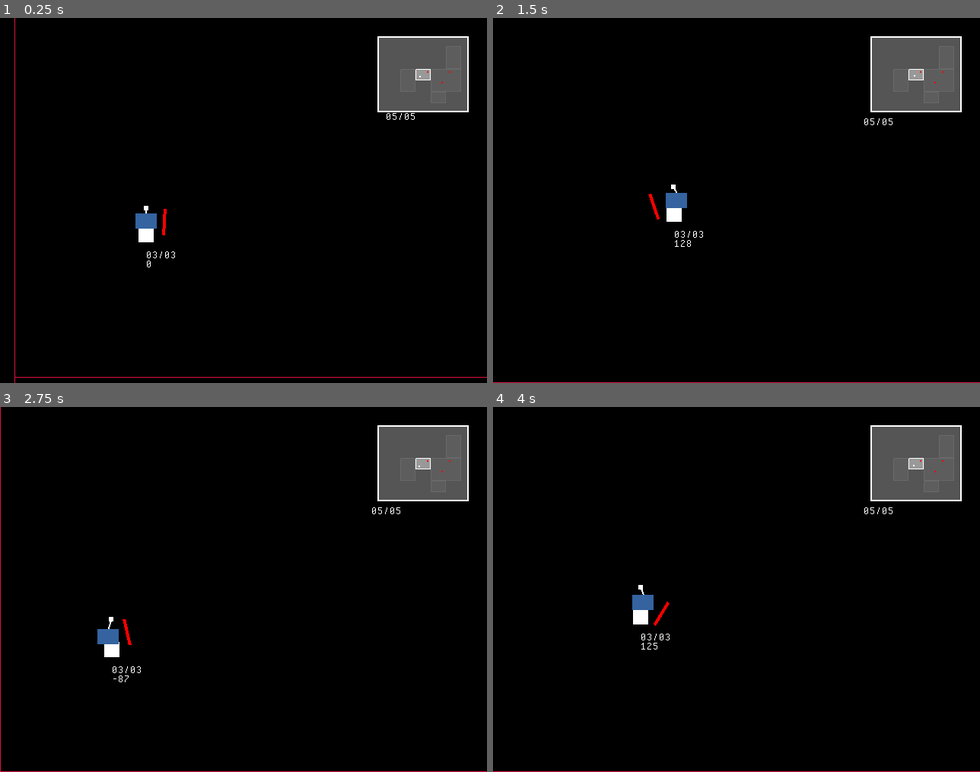
Above: before the commit, frames 1-4 (two rows, left to right).
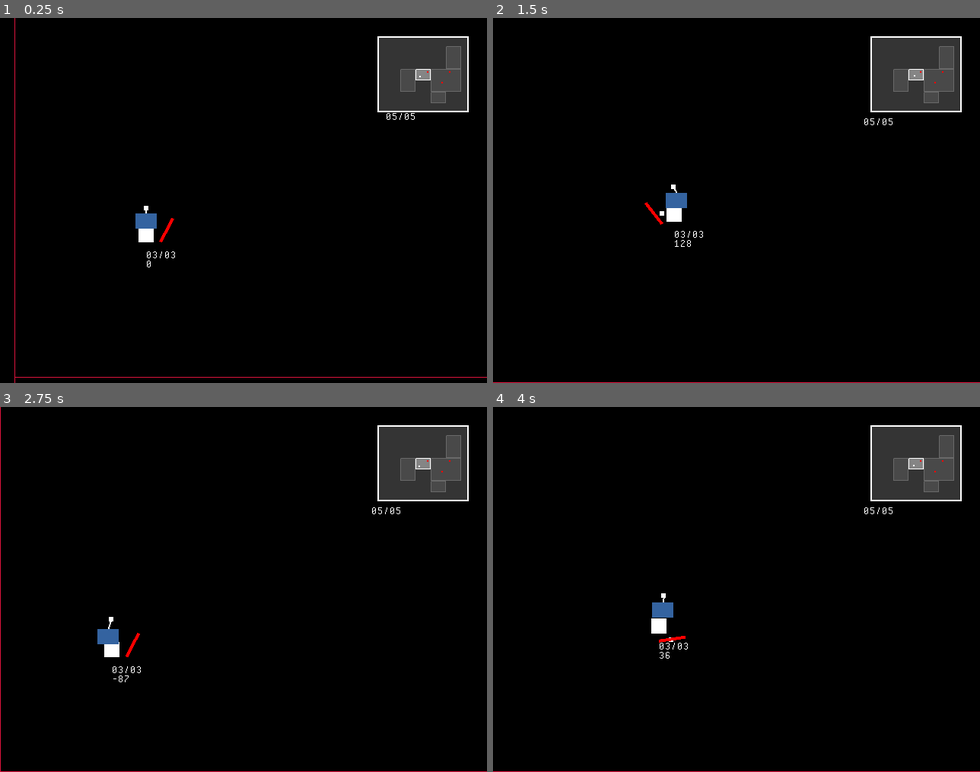
Above: after the commit, the same moments.

Repository: jeffinitup/clang-game
Game: Godot game, scene res://scene/main.tscn
Two runs of this game, one before a commit and one after it. Both use one fixed random seed, a clock stepped at 60 frames per second and the inputs below.
Inputs (mouse positions are in pixels of both pictures, inside the frame that each line leads up to):
- Up to frame 1 (0.25 s): no input
- Up to frame 2 (1.5 s): tap Enter at 0.5 s; move the mouse to (843, 182) at 0.52 s; press the mouse at (843, 182) at 0.53 s; hold D (right) from 0.53 s (still down); tap Space (jump) at 0.77 s; move the mouse to (639, 218) at 1.27 s; release the mouse at (639, 218) at 1.28 s; right-click (639, 218) at 1.35 s
- Up to frame 3 (2.75 s): tap Space (jump) at 1.52 s; move the mouse to (292, 509) at 2.02 s; release D (right) at 2.03 s; hold A (left) from 2.03 s (still down); tap R at 2.1 s
- Up to frame 4 (4 s): move the mouse to (712, 662) at 2.77 s; release A (left) at 2.78 s; hold D (right) from 2.78 s (still down); click (712, 662) at 2.85 s; tap Space (jump) at 3.02, 3.77 s; move the mouse to (882, 644) at 3.52 s; hold Right mouse button (throw) from 3.53 s (still down)

The runs differ from the first frame. In frame 1, 2.7% of the frame differs, in the area x 32-96%, y 5-62%; in frame 2, 2.7%; in frame 3, 2.7%; in frame 4, 3.4%, in the area x 28-96%, y 5-69%.

Commit message:
better mouse input

Diff:
--- a/prefab/player.tscn
+++ b/prefab/player.tscn
@@ -1,7 +1,8 @@
-[gd_scene load_steps=14 format=3 uid="uid://wgifaqp6m28b"]
+[gd_scene load_steps=15 format=3 uid="uid://wgifaqp6m28b"]
 
 [ext_resource type="Script" path="res://scripts/component/controller.gd" id="1_lng0o"]
 [ext_resource type="Script" path="res://scripts/player.gd" id="1_q3oqn"]
+[ext_resource type="Script" path="res://scripts/cursor.gd" id="2_81xmq"]
 [ext_resource type="Script" path="res://scripts/component/hitbox.gd" id="2_inaiw"]
 [ext_resource type="PackedScene" uid="uid://bfbbrwtjg0nnp" path="res://prefab/player_weapon.tscn" id="2_nv7x4"]
 [ext_resource type="Script" path="res://scripts/component/state_machine.gd" id="2_rtogl"]
@@ -140,6 +141,17 @@
 [node name="col" type="CollisionShape2D" parent="."]
 position = Vector2(0, -18)
 shape = SubResource("RectangleShape2D_w0fvi")
+
+[node name="cursor" type="Node2D" parent="."]
+position = Vector2(0, -18)
+script = ExtResource("2_81xmq")
+metadata/_edit_group_ = true
+
+[node name="vis" type="ColorRect" parent="cursor"]
+offset_left = -3.0
+offset_top = -3.0
+offset_right = 3.0
+offset_bottom = 3.0
 
 [node name="hbox" type="Area2D" parent="."]
 z_index = 1
--- /dev/null
+++ b/scripts/cursor.gd
@@ -0,0 +1,22 @@
+### cursor.gd
+class_name Cursor extends Node2D
+
+const EXTENTS : float = 64.0
+
+@onready var origin : Vector2 = position
+var mouse_position : Vector2 = Vector2.ZERO
+var last_vel : Vector2 = Vector2.ZERO
+
+func _unhandled_input(event: InputEvent) -> void:
+	if event is not InputEventMouseMotion:
+		return
+
+	owner = owner as Node2D
+	event = event as InputEventMouseMotion
+
+	var mouse_speed : Vector2 = event.screen_relative
+	mouse_position += mouse_speed * 0.125
+	mouse_position = mouse_position.limit_length(EXTENTS)
+	position = origin + mouse_position
+
+	last_vel = -owner.get_local_mouse_position().limit_length(EXTENTS)
--- a/scripts/debug.gd
+++ b/scripts/debug.gd
@@ -11,3 +11,6 @@
 		var sl := get_tree().current_scene.get_node("scene_loader") as SceneLoader
 		await sl.ready
 		sl.load_scene(path)
+
+	# Capture mouse
+	Input.mouse_mode = Input.MOUSE_MODE_CAPTURED
--- a/scripts/minimap.gd
+++ b/scripts/minimap.gd
@@ -11,7 +11,7 @@
 var player : Player
 
 func _draw() -> void:
-	var TRANSPARENT := Color(Color.DARK_GRAY, 0.5)
+	var TRANSPARENT := Color(Color.DIM_GRAY, 0.5)
 	var SOLID := Color.WHITE
 	var CELL := Color.DIM_GRAY
 	var MY_CELL := Color.WHITE
--- a/scripts/player.gd
+++ b/scripts/player.gd
@@ -10,6 +10,7 @@
 const SPEED_CAP : float = 300.0
 
 @onready var controller := get_node("%controller") as Controller
+@onready var cursor := get_node("cursor") as Cursor
 @onready var player_weapon := get_node("player_weapon") as PlayerWeapon
 @onready var hbox := get_node("hbox") as Hitbox
 
--- a/scripts/player_weapon.gd
+++ b/scripts/player_weapon.gd
@@ -14,7 +14,7 @@
 	return Vector2.RIGHT.rotated(rot) * FORCE
 
 func update_rotation() -> void:
-	var mouse_pos : Vector2i = player.get_local_mouse_position()
+	var mouse_pos : Vector2 = owner.cursor.position - owner.cursor.origin
 	rotation = atan2(mouse_pos.y, mouse_pos.x)
 	scale.y = -1 if mouse_pos.x < 0 else 1
 
